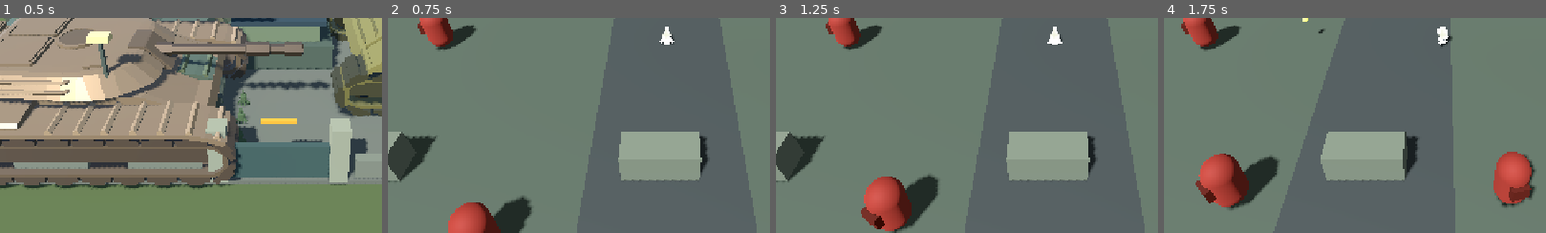
Above: before the commit, frames 1-4 (left to right).
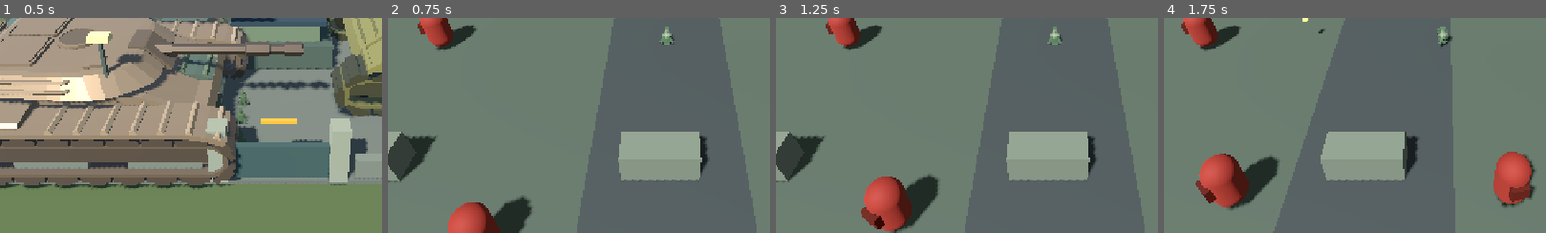
Above: after the commit, the same moments.

Repository: alshwqazf70-svg/last-command-android
Game: Godot game, scene res://scenes/base_preview.tscn
Two runs of this game, one before a commit and one after it. Both use one fixed random seed, a clock stepped at 60 frames per second and the inputs below.
Inputs (mouse positions are % of the whole screen's width and height, from its top left):
- Up to frame 1 (0.5 s): no input
- Up to frame 2 (0.75 s): click "START COMBAT MISSION ▶" at 0.5 s
- Up to frame 3 (1.25 s): no input
- Up to frame 4 (1.75 s): tap Enter (ui_accept) at 1.25, 1.52 s; move the mouse to (72, 45) at 1.27 s; hold Right (ui_right) from 1.28 s (still down); click (72, 45) at 1.42 s
The pictures show only the part of the screen within x 14-64%, y 47-97%; the shares and areas given below are measured in that part.

Frame 1 is identical in both runs. In frame 2, 0.2% of the frame differs, in the area x 71-75%, y 4-13%; in frame 3, 0.2%; in frame 4, 0.2%.

Commit message:
Apply military material to animated mission commander

Diff:
--- a/project/scripts/mission.gd
+++ b/project/scripts/mission.gd
@@ -104,6 +104,7 @@
 		if soldier != null:
 			soldier.name = "AnimatedCommander"
 			soldier.scale = Vector3.ONE * 0.95
+			_apply_soldier_surface(soldier)
 			player_root.add_child(soldier)
 			player_animator = soldier.find_child("AnimationPlayer", true, false) as AnimationPlayer
 	else:
@@ -122,6 +123,15 @@
 	camera.fov = 58
 	add_child(camera)
 	_play_commander_animation("idle")
+
+func _apply_soldier_surface(root: Node) -> void:
+	var uniform := StandardMaterial3D.new()
+	uniform.albedo_color = Color(0.25, 0.34, 0.25)
+	uniform.roughness = 0.94
+	for child in root.find_children("*", "MeshInstance3D", true, false):
+		var mesh_node := child as MeshInstance3D
+		if mesh_node != null:
+			mesh_node.material_override = uniform
 
 func _play_commander_animation(preferred_name: String) -> void:
 	if player_animator == null:
